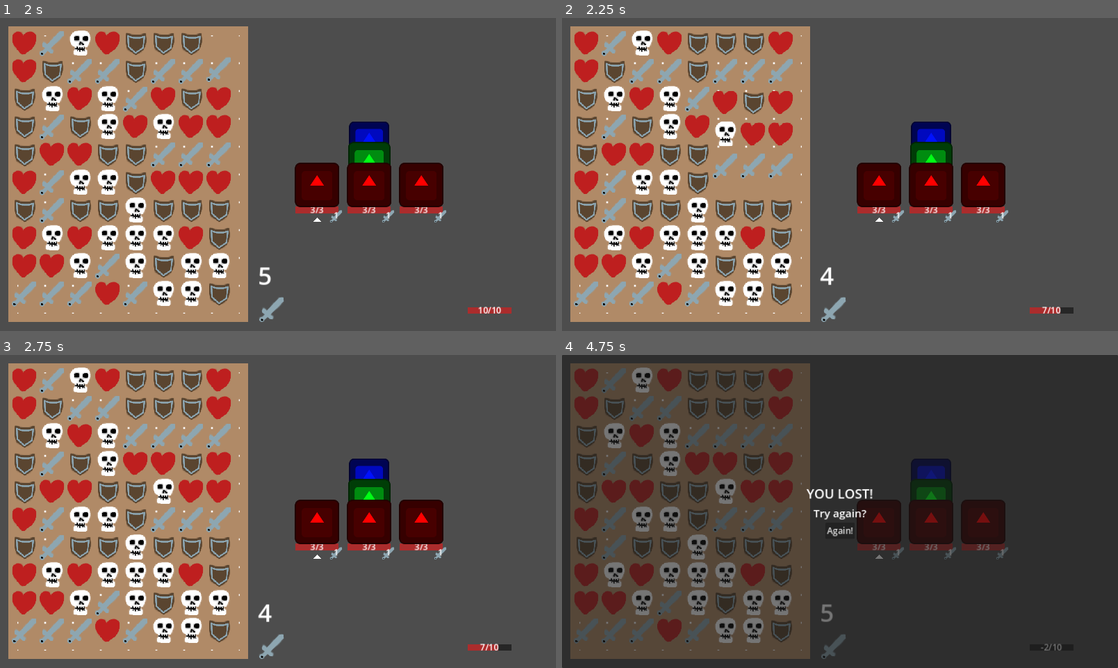
Above: before the commit, frames 1-4 (two rows, left to right).
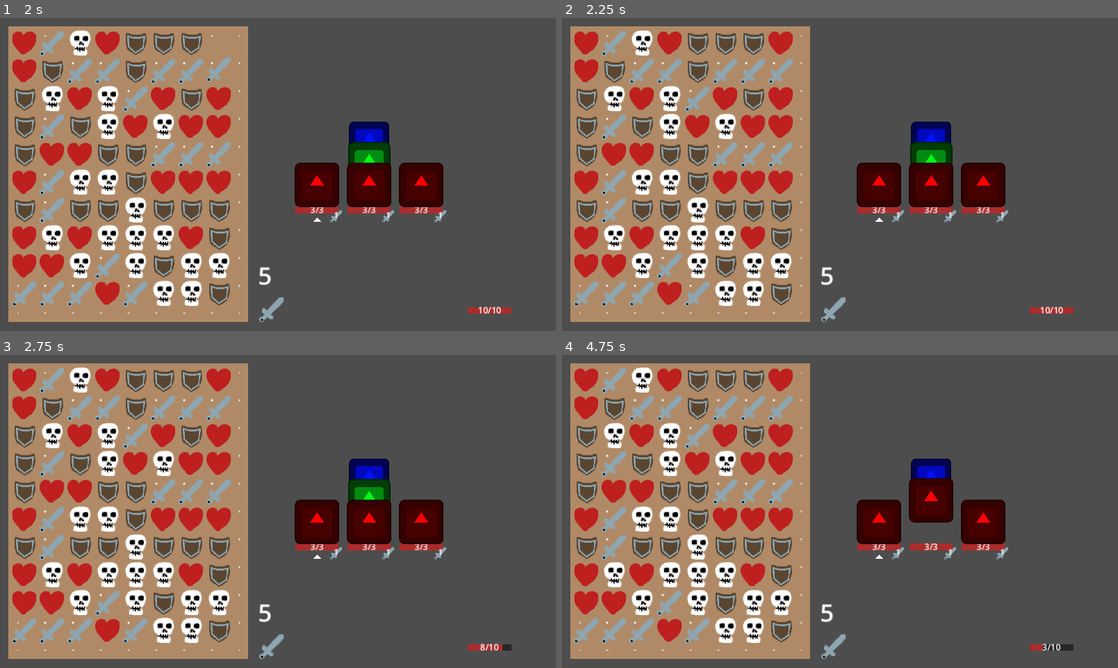
Above: after the commit, the same moments.

Repository: WcOnR/your-mom-is-the-dungeon-lord
Game: Godot game, scene res://game_objects/world.tscn
Same seed, same stepped clock (60 frames per second), same inputs: the game is played once before the commit and once after it. The engine's default icon, where the game draws it, is replaced by a stand-in: a white triangle on a blue panel in a dark square.
Inputs (mouse positions are in pixels of both pictures, inside the frame that each line leads up to):
- Up to frame 1 (2 s): click (272, 309) at 0.5 s; move the mouse to (400, 158) at 1.27 s; press the mouse at (400, 158) at 1.28 s
- Up to frame 2 (2.25 s): move the mouse to (728, 190) at 2.02 s; release the mouse at (728, 190) at 2.03 s; click (728, 190) at 2.1 s
- Up to frame 3 (2.75 s): no input
- Up to frame 4 (4.75 s): click (834, 646) at 2.77 s; click (834, 646) at 3.52 s; tap Enter at 4.25 s; move the mouse to (895, 442) at 4.27 s; press the mouse at (895, 442) at 4.28 s

Frame 1 is identical in both runs. In frame 2, 2.6% of the frame differs, in the area x 27-92%, y 22-95%; in frame 3, 3.7%; in frame 4, 97%, in the area x 0-100%, y 0-100%.

Commit message:
added attack animation

Diff:
--- a/game_objects/enemies/enemy.gd
+++ b/game_objects/enemies/enemy.gd
@@ -1,8 +1,11 @@
 class_name Enemy extends Node2D
 
 @onready var health_comp : HealthComp = $HealthComp
+@export var attack_anim_curve : Curve
+
 var enemy_data : EnemyData = null
 var next_action : Action = null
+var anim : AnimObject = null
 
 const ON_PLAN : StringName = "on_plan"
 const ON_ACTION : StringName = "on_action"
@@ -20,5 +23,14 @@
 	next_action.run(ON_PLAN, [enemy_data, line])
 
 
+func _process(delta: float) -> void:
+	if anim:
+		anim.update(delta)
+
+
 func attack(player : Player):
+	anim = AnimObject.new()
+	anim.initialize(self, attack_anim_curve, 0.25)
+	await anim.anim_finished
+	anim = null
 	await next_action.run(ON_ACTION, [enemy_data, player])
--- a/game_objects/enemies/enemy.tscn
+++ b/game_objects/enemies/enemy.tscn
@@ -1,11 +1,18 @@
-[gd_scene load_steps=4 format=3 uid="uid://cngk0jbsbhyq4"]
+[gd_scene load_steps=5 format=3 uid="uid://cngk0jbsbhyq4"]
 
 [ext_resource type="Texture2D" uid="uid://biho8t3sj7v14" path="res://icon.svg" id="1_4nlha"]
 [ext_resource type="Script" path="res://game_objects/enemies/enemy.gd" id="1_kg5c5"]
 [ext_resource type="PackedScene" uid="uid://c41vwc138rmsh" path="res://game_objects/components/health_comp.tscn" id="3_wio6r"]
 
+[sub_resource type="Curve" id="Curve_nj4rc"]
+min_value = -50.0
+max_value = 0.0
+_data = [Vector2(0, 0), 0.0, 0.0, 0, 0, Vector2(0.611, -50), 0.0, 0.0, 0, 0, Vector2(1, 0), 400.299, 0.0, 0, 0]
+point_count = 3
+
 [node name="Enemy" type="Node2D"]
 script = ExtResource("1_kg5c5")
+attack_anim_curve = SubResource("Curve_nj4rc")
 
 [node name="Icon" type="Sprite2D" parent="."]
 scale = Vector2(0.8, 0.8)
--- /dev/null
+++ b/system/anim_object.gd
@@ -0,0 +1,28 @@
+class_name AnimObject extends RefCounted
+
+signal anim_finished
+
+var _node : Node2D = null
+var _pos : Vector2
+var _curve : Curve = null
+var _duration : float = -1.0
+var _time_left : float = -1.0
+
+
+func initialize(node : Node2D, curve : Curve, duration : float = 1.0) -> void:
+	_node = node
+	_pos = _node.position
+	_curve = curve
+	_duration = duration
+	_time_left = duration
+
+
+func update(delta : float) -> void:
+	if _time_left <= 0.0:
+		return
+	_time_left = _time_left - delta
+	var t : float = min((_duration - _time_left) / _duration, 1.0)
+	_node.position = _pos + Vector2(0, _curve.sample(t))
+	if _time_left <= 0.0:
+		_node.position = _pos
+		anim_finished.emit()
